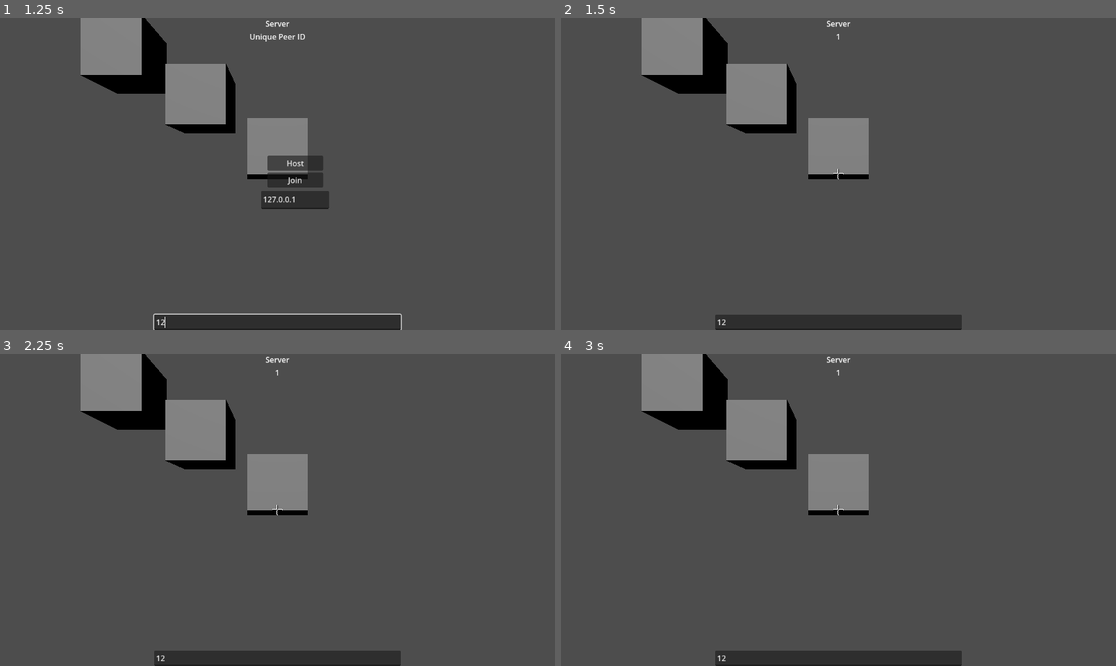
Above: before the commit, frames 1-4 (two rows, left to right).
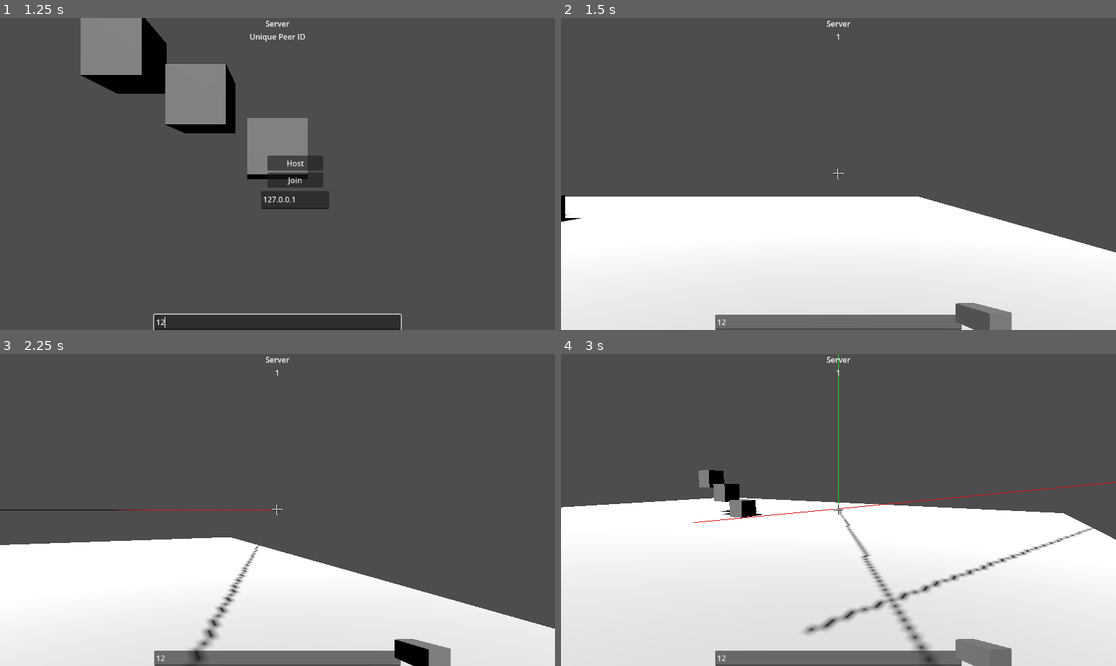
Above: after the commit, the same moments.

Repository: zarat/ENet-Demo
Game: Godot game, scene res://scenes/main/main.tscn
Two runs of this game, one before a commit and one after it. Both use one fixed random seed, a clock stepped at 60 frames per second and the inputs below.
Inputs (mouse positions are in pixels of both pictures, inside the frame that each line leads up to):
- Up to frame 1 (1.25 s): click (277, 323) at 0.52 s; type "12" at 0.6 s
- Up to frame 2 (1.5 s): click "Host" at 1.25 s
- Up to frame 3 (2.25 s): tap Enter at 2 s; move the mouse to (399, 494) at 2.02 s; hold D (move_right) from 2.03 s (still down); click (399, 494) at 2.1 s
- Up to frame 4 (3 s): tap Space (jump) at 2.27 s; move the mouse to (727, 525) at 2.77 s; release D (move_right) at 2.78 s; hold S (move_backward) from 2.78 s (still down); click (727, 525) at 2.85 s

Frame 1 is identical in both runs. In frame 2, 47% of the frame differs, in the area x 0-100%, y 0-100%; in frame 3, 40%; in frame 4, 59%.
Error before the commit: Parse Error: Identifier "collision" not declared in the current scope. (res://prefabs/player/player.gd:256)

Commit message:
Update player.gd

Diff:
--- a/prefabs/player/player.gd
+++ b/prefabs/player/player.gd
@@ -253,7 +253,7 @@
 	bullet_hole.material_override.albedo_color = Color(0, 0, 0)
 	get_tree().root.add_child(bullet_hole)
 	var rotation = bullet_hole.basis #Basis()
-	rotation = rotation.rotated(collision.normal, randf())  # Drehung um die Normalenachse
+	rotation = rotation.rotated(target.normal, randf())  # Drehung um die Normalenachse
 	bullet_hole.basis = rotation * bullet_hole.basis
 	bullet_hole.global_position = target.position + target.normal * 0.01
 	bullet_hole.global_transform = align_with_normal(bullet_hole.global_transform, target.normal)
